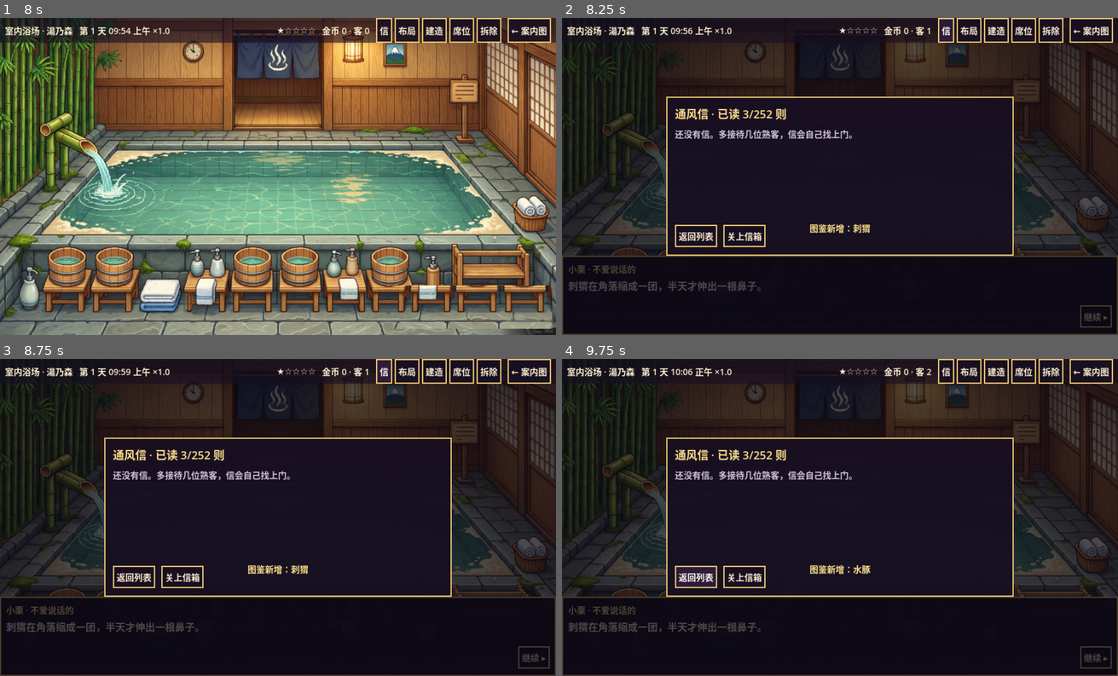
Above: before the commit, frames 1-4 (two rows, left to right).
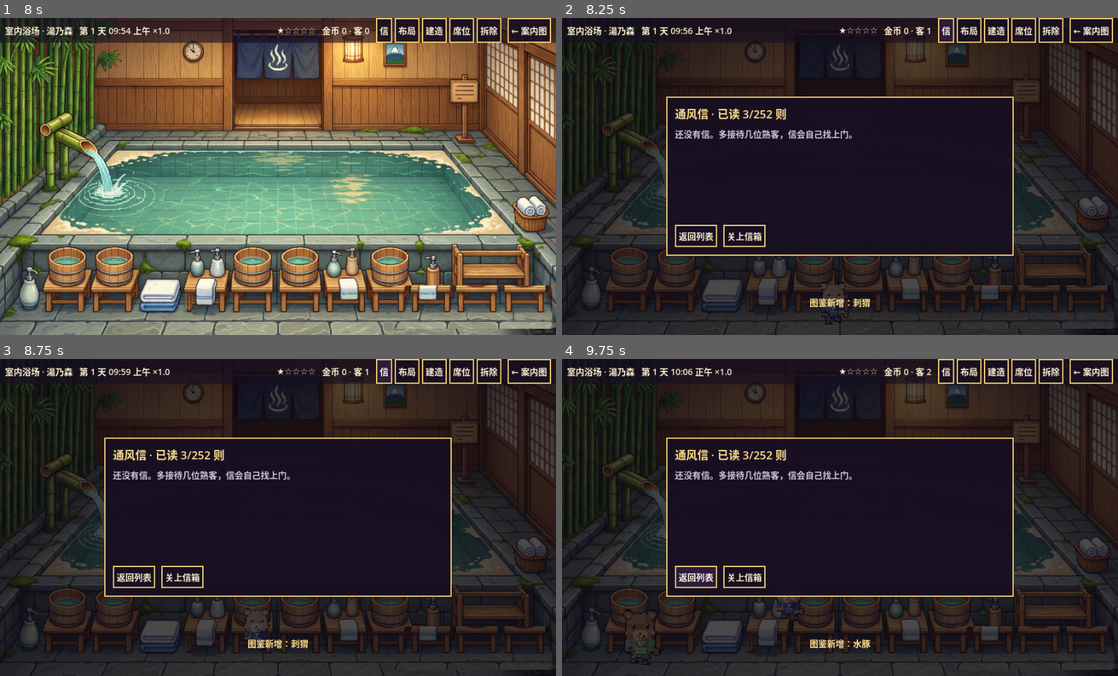
Above: after the commit, the same moments.

Repository: lpc1013/wuyintangwu
Game: Godot game, scene res://scenes/title.tscn
The game is run twice, just before and just after one commit, with the same random seed, the same clock (stepped at 60 frames per second) and the same inputs.
Inputs (mouse positions are in pixels of both pictures, inside the frame that each line leads up to):
- Up to frame 1 (8 s): click "开始营业" at 0.5 s; click "大池 · 室内大浴场" at 1.25 s; click "信" at 2 s; click "关上信箱" at 2.75 s; click "布局" at 3.5 s; click "建造" at 4.25 s; click "席位" at 5 s; click "拆除" at 5.75 s; click "← 案内图" at 6.5 s; click "室内浴场 · 湯乃森" at 7.25 s
- Up to frame 2 (8.25 s): click "信" at 8 s
- Up to frame 3 (8.75 s): no input
- Up to frame 4 (9.75 s): click (1095, 656) at 8.75 s, where only the run before the commit has a clickable "继续 ▸"; click "返回列表" at 9.5 s

Frame 1 is identical in both runs. In frame 2, 15% of the frame differs, in the area x 0-100%, y 64-100%; in frame 3, 15%; in frame 4, 15%.

Commit message:
fix(ui): 对白卡给结算与信箱让位
跨天正好推进章节时，底部那条对白卡会把「开始新的一天」削掉半截——它跟模态面板
同为 PANEL_Z，只因为是后一个兄弟节点就盖了上去。改成：全屏模态面板开着时对白卡
收线，面板退场再把攒下的那句放出来。读道具那条同理，读完顺手收卡。

Diff:
--- a/godot/scripts/room_view.gd
+++ b/godot/scripts/room_view.gd
@@ -797,7 +797,13 @@
 func _sync_story_card() -> void:
 	if story_card == null:
 		return
-	story_card.visible = story_showing and build_id == "" and not demolish_mode
+	story_card.visible = story_showing and build_id == "" and not demolish_mode and not _modal_up()
+
+## 结算与信箱是盖满整屏的模态面板：对白卡压在它们之上会把「开始新的一天」那枚
+## 按钮削掉半截，压在之下又等于没字。只能先收着，等模态面板退场再露面。
+func _modal_up() -> bool:
+	return (report_panel != null and report_panel.visible) \
+			or (mail_panel != null and mail_panel.visible)
 
 ## 头顶气泡：自言自语与踩雷抱怨是环境音，不值得占掉整块对白卡
 func _bubble(g: Node2D, text: String, glow := false) -> void:
@@ -988,6 +994,9 @@
 		mail_head.text = "通风信 · 已读 %d/%d 则" % [GameManager.story_log.size(), Story.line_count()]
 		_refresh_mail()
 	_sync_mail_view()
+	# 信箱盖着的那段时间里攒下的台词，等它退场才轮到露面
+	_sync_story_card()
+	_sync_bottom_stack()
 
 func _refresh_mail() -> void:
 	for c in mail_list.get_children():
@@ -1136,6 +1145,7 @@
 	report_body.text = "\n".join(lines)
 	get_tree().paused = true
 	report_panel.visible = true
+	_sync_story_card()
 	_sync_bottom_stack()
 
 func _close_report() -> void:
@@ -1143,6 +1153,9 @@
 	get_tree().paused = false
 	_refresh_expand()
 	_update_hud()
+	# 结算期间攒下的台词（跨天正好推进章节）现在才准放出来
+	_sync_story_card()
+	_sync_bottom_stack()
 
 func _try_spawn() -> void:
 	if guests.size() >= MAX_GUESTS:
